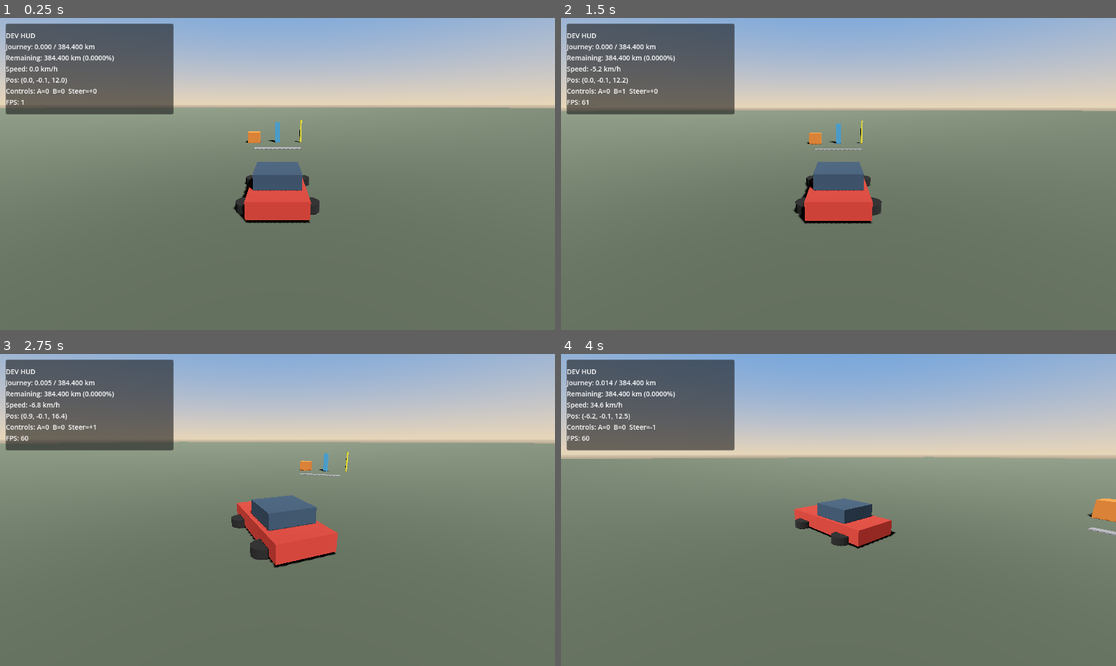
Above: before the commit, frames 1-4 (two rows, left to right).
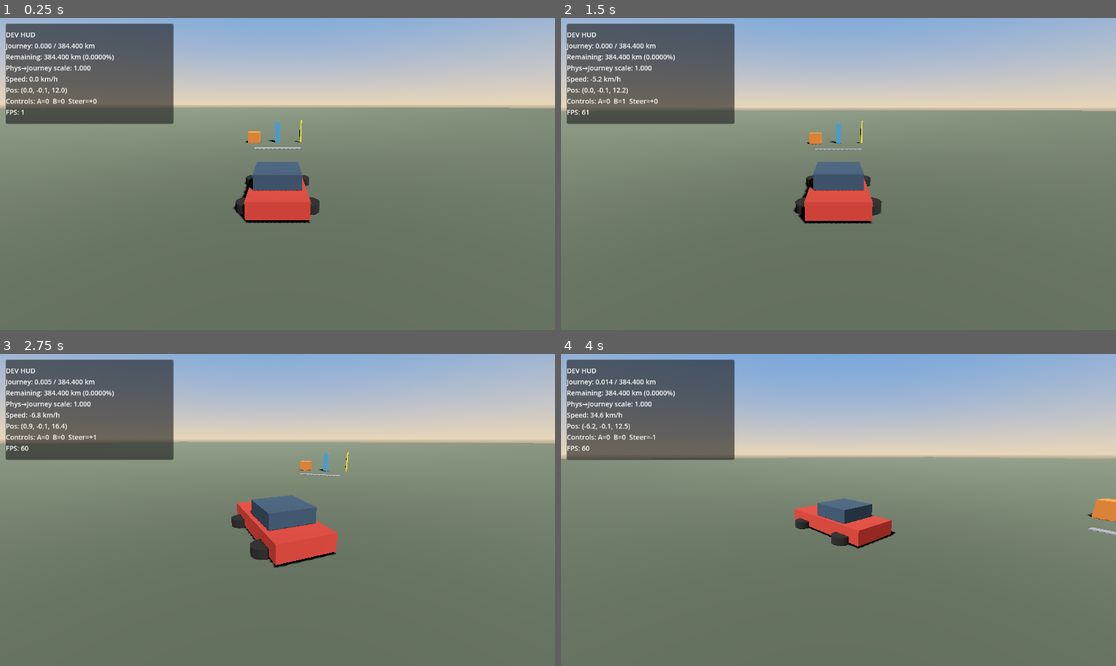
Above: after the commit, the same moments.

Repository: jacquesmoraes/moon-road
Game: Godot game, scene res://scenes/test/DrivingSandbox.tscn
Same seed, same stepped clock (60 frames per second), same inputs: the game is played once before the commit and once after it.
Inputs:
- Up to frame 1 (0.25 s): no input
- Up to frame 2 (1.5 s): tap Enter at 0.5 s; hold D (vehicle_right) 0.53-1.28 s; tap Space at 1.25 s; hold S (vehicle_brake) from 1.28 s (still down)
- Up to frame 3 (2.75 s): release S (vehicle_brake) at 2.03 s; hold D (vehicle_right) from 2.03 s (still down)
- Up to frame 4 (4 s): release D (vehicle_right) at 2.78 s; hold W (vehicle_accelerate) 2.78-3.53 s; hold A (vehicle_left) from 3.53 s (still down)

The runs differ from the first frame. In frame 1, 2.0% of the frame differs, in the area x 1-32%, y 4-35%; in frame 2, 2.0%; in frame 3, 2.0%; in frame 4, 2.0%.

Commit message:
feat: add configurable journey distance scale
Co-authored-by: jacquesbarrosmoraes <jacquesbarrosmoraes@gmail.com>

Diff:
--- a/autoload/journey_system.gd
+++ b/autoload/journey_system.gd
@@ -1,20 +1,58 @@
 extends Node
 ## Logical journey distance (Earth → Moon). Independent of scene, vehicle, road, camera, UI.
+##
+## Units:
+## - Godot world space: 1 unit = 1 physical meter (project convention).
+## - Physical km: meters / 1000.
+## - Journey km: narrative distance shown to the player (Earth → Moon total).
+##
+## Conversion (only place this scale is applied):
+##   journey_km += physical_km * physical_to_journey_scale
+## where physical_to_journey_scale = 1.0 means 1 physical km → 1 journey km.
 
 signal distance_changed(current_km: float, total_km: float)
 
 @export var total_distance_km: float = 384400.0
+## Logical km gained per physical km traveled in the scene. Does not affect vehicle physics.
+@export var physical_to_journey_scale: float = 1.0
 
 var current_distance_km: float = 0.0
 
+const METERS_PER_KM: float = 1000.0
+
 
 func add_distance(km: float) -> void:
+	## Adds already-converted journey kilometers (logical). Prefer add_physical_distance_meters from world travel.
 	if not is_finite(km) or km <= 0.0:
 		return
 	var previous := current_distance_km
 	current_distance_km = minf(current_distance_km + km, maxf(total_distance_km, 0.0))
 	if not is_equal_approx(previous, current_distance_km):
 		distance_changed.emit(current_distance_km, total_distance_km)
+
+
+func add_physical_distance_meters(meters: float) -> void:
+	## Scene travel in physical meters → journey km via physical_to_journey_scale.
+	if not is_finite(meters) or meters <= 0.0:
+		return
+	var physical_km := meters / METERS_PER_KM
+	add_distance(physical_km * maxf(physical_to_journey_scale, 0.0))
+
+
+func physical_km_to_journey_km(physical_km: float) -> float:
+	if not is_finite(physical_km):
+		return 0.0
+	return physical_km * maxf(physical_to_journey_scale, 0.0)
+
+
+func get_physical_to_journey_scale() -> float:
+	return physical_to_journey_scale
+
+
+func set_physical_to_journey_scale(scale: float) -> void:
+	if not is_finite(scale):
+		return
+	physical_to_journey_scale = maxf(scale, 0.0)
 
 
 func get_current_distance_km() -> float:
--- a/scenes/ui/DrivingDebugHUD.tscn
+++ b/scenes/ui/DrivingDebugHUD.tscn
@@ -13,7 +13,7 @@
 offset_left = 12.0
 offset_top = 12.0
 offset_right = 360.0
-offset_bottom = 200.0
+offset_bottom = 220.0
 theme_override_constants/margin_left = 0
 theme_override_constants/margin_top = 0
 
--- a/scripts/test/drive_smoke.gd
+++ b/scripts/test/drive_smoke.gd
@@ -208,9 +208,31 @@
 		quit(1)
 		return
 
+	# Scale must change logical km without touching vehicle physics (pure JourneySystem math).
+	var saved_scale := float(_journey.call("get_physical_to_journey_scale"))
+	_journey.call("set_physical_to_journey_scale", 1.0)
+	_journey.call("reset_journey")
+	_journey.call("add_physical_distance_meters", 1000.0)
+	var at_1x := float(_journey.call("get_current_distance_km"))
+	_journey.call("reset_journey")
+	_journey.call("set_physical_to_journey_scale", 2.5)
+	_journey.call("add_physical_distance_meters", 1000.0)
+	var at_2_5x := float(_journey.call("get_current_distance_km"))
+	_journey.call("set_physical_to_journey_scale", saved_scale)
+	_journey.call("set_current_distance_km", journey_km)
+
+	if absf(at_1x - 1.0) > 0.001:
+		push_error("drive_smoke: scale 1.0 expected 1 journey km from 1000 m, got %.6f" % at_1x)
+		quit(1)
+		return
+	if absf(at_2_5x - 2.5) > 0.001:
+		push_error("drive_smoke: scale 2.5 expected 2.5 journey km from 1000 m, got %.6f" % at_2_5x)
+		quit(1)
+		return
+
 	var cam_pos := _camera_rig.global_position if _camera_rig else Vector3.ZERO
 	print(
-		"drive_smoke: OK elapsed=%.1fs samples=%d pos=%s max_abs_speed=%.2f max_kmh=%.1f journey_km=%.6f cam=%s"
-		% [_elapsed, _samples, origin, _max_abs_speed, _max_speed_kmh, journey_km, cam_pos]
+		"drive_smoke: OK elapsed=%.1fs samples=%d pos=%s max_abs_speed=%.2f max_kmh=%.1f journey_km=%.6f scale_check=1.0→%.3f/2.5→%.3f cam=%s"
+		% [_elapsed, _samples, origin, _max_abs_speed, _max_speed_kmh, journey_km, at_1x, at_2_5x, cam_pos]
 	)
 	quit(0)
--- a/scripts/ui/driving_debug_hud.gd
+++ b/scripts/ui/driving_debug_hud.gd
@@ -38,16 +38,19 @@
 	var total_km := 384400.0
 	var remaining_km := total_km
 	var progress := 0.0
+	var scale := 1.0
 	if _journey != null:
 		current_km = float(_journey.call("get_current_distance_km"))
 		total_km = float(_journey.call("get_total_distance_km"))
 		remaining_km = float(_journey.call("get_remaining_distance_km"))
 		progress = float(_journey.call("get_progress_ratio"))
+		scale = float(_journey.call("get_physical_to_journey_scale"))
 
 	var lines: PackedStringArray = [
 		"DEV HUD",
 		"Journey: %s / %s km" % [_format_journey_km(current_km), _format_journey_km(total_km)],
 		"Remaining: %s km (%.4f%%)" % [_format_journey_km(remaining_km), progress * 100.0],
+		"Phys→Journey scale: %.3f" % scale,
 		"Speed: %.1f km/h" % speed_kmh,
 		"Pos: (%.1f, %.1f, %.1f)" % [pos.x, pos.y, pos.z],
 		"Controls: A=%.0f  B=%.0f  Steer=%+.0f" % [accel, brake, steer],
--- a/scripts/vehicles/journey_distance_reporter.gd
+++ b/scripts/vehicles/journey_distance_reporter.gd
@@ -1,7 +1,9 @@
 extends Node
 ## Feeds JourneySystem from physical travel. One-way: vehicle/scene → journey. No reverse deps.
+## Reports physical meters only; JourneySystem owns physical→journey scaling.
 
 @export var target_path: NodePath
+## How many physical meters one Godot world unit represents (project default: 1.0).
 @export var meters_per_world_unit: float = 1.0
 @export var enabled: bool = true
 
@@ -43,4 +45,4 @@
 	if meters <= 0.00001:
 		return
 
-	_journey.call("add_distance", meters / 1000.0)
+	_journey.call("add_physical_distance_meters", meters)
Not shown, changed: README.md
